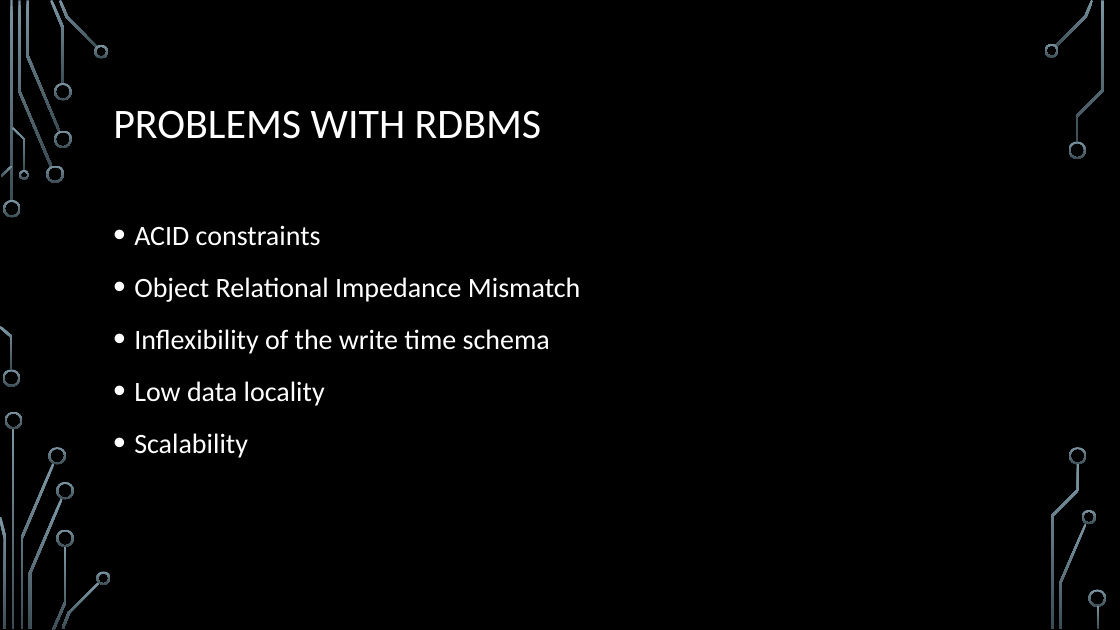
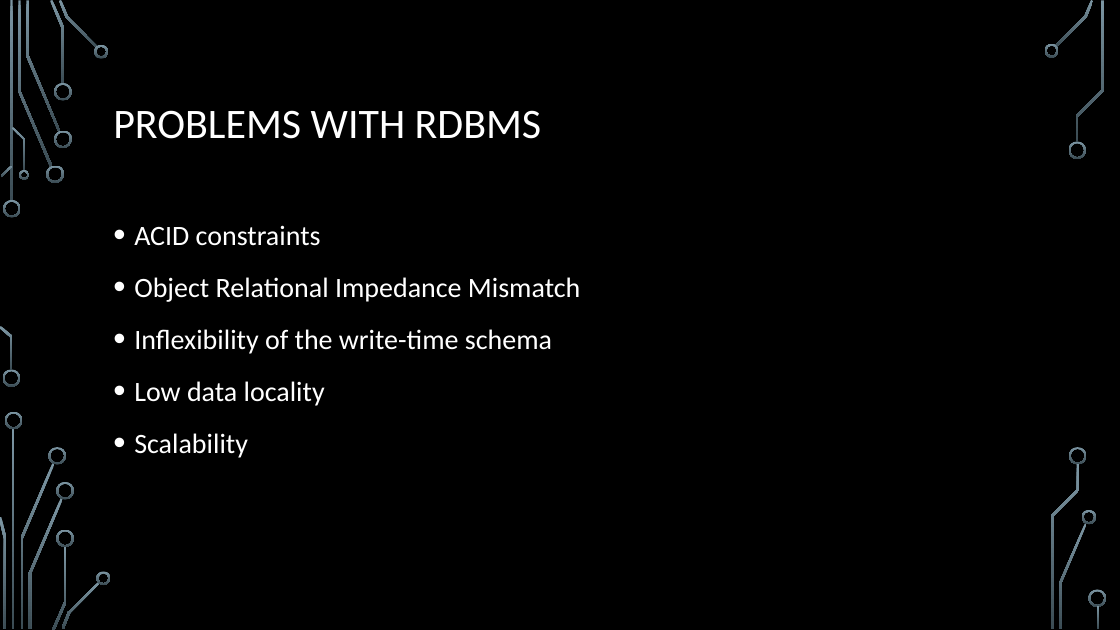
Before and after one commit to michalporeba/sharing, a slide deck: slide 6 of not-so-sql/Not So SQL Anymore v1.pptx. Drawn at 1120x630 pixels with LibreOffice and Linux fonts; fonts in the diff are those of the drawing; background and template pictures are left out. Boxes give left, top, right and bottom in pixels: in the first picture for what was removed or moved away, otherwise in the second. Text is boxed around its words. In the diff, an @@ line names an element or a change of style, - is before the commit and + after.

```diff
--- a/not-so-sql/Not So SQL Anymore v1.pptx
+++ b/not-so-sql/Not So SQL Anymore v1.pptx
@@ text at [134, 329, 552, 354]: text changed @@
-• Inflexibility of the write time schema
+• Inflexibility of the write-time schema
```
Also in this commit, not shown: 4 other slides changed.
